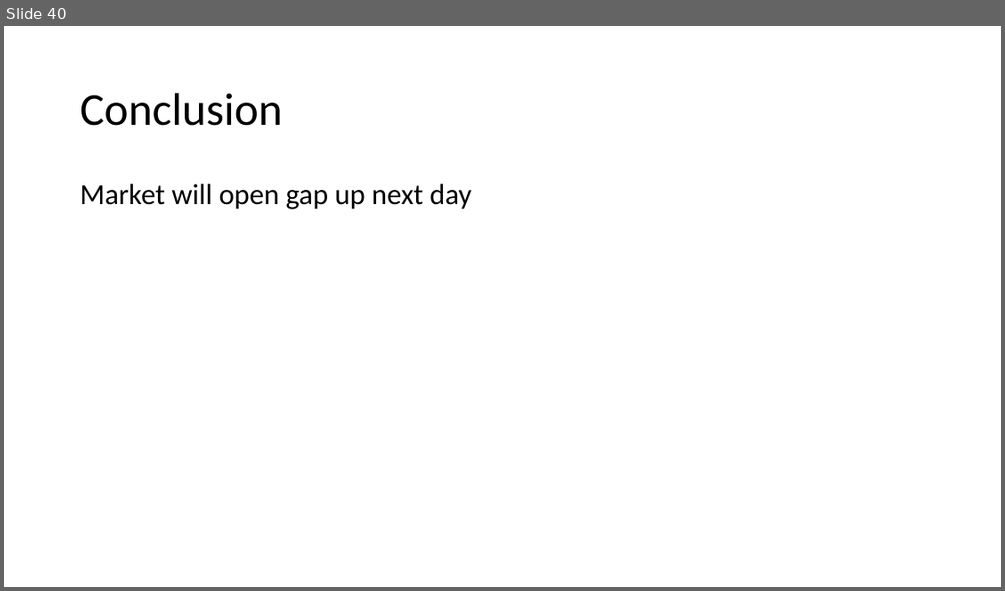
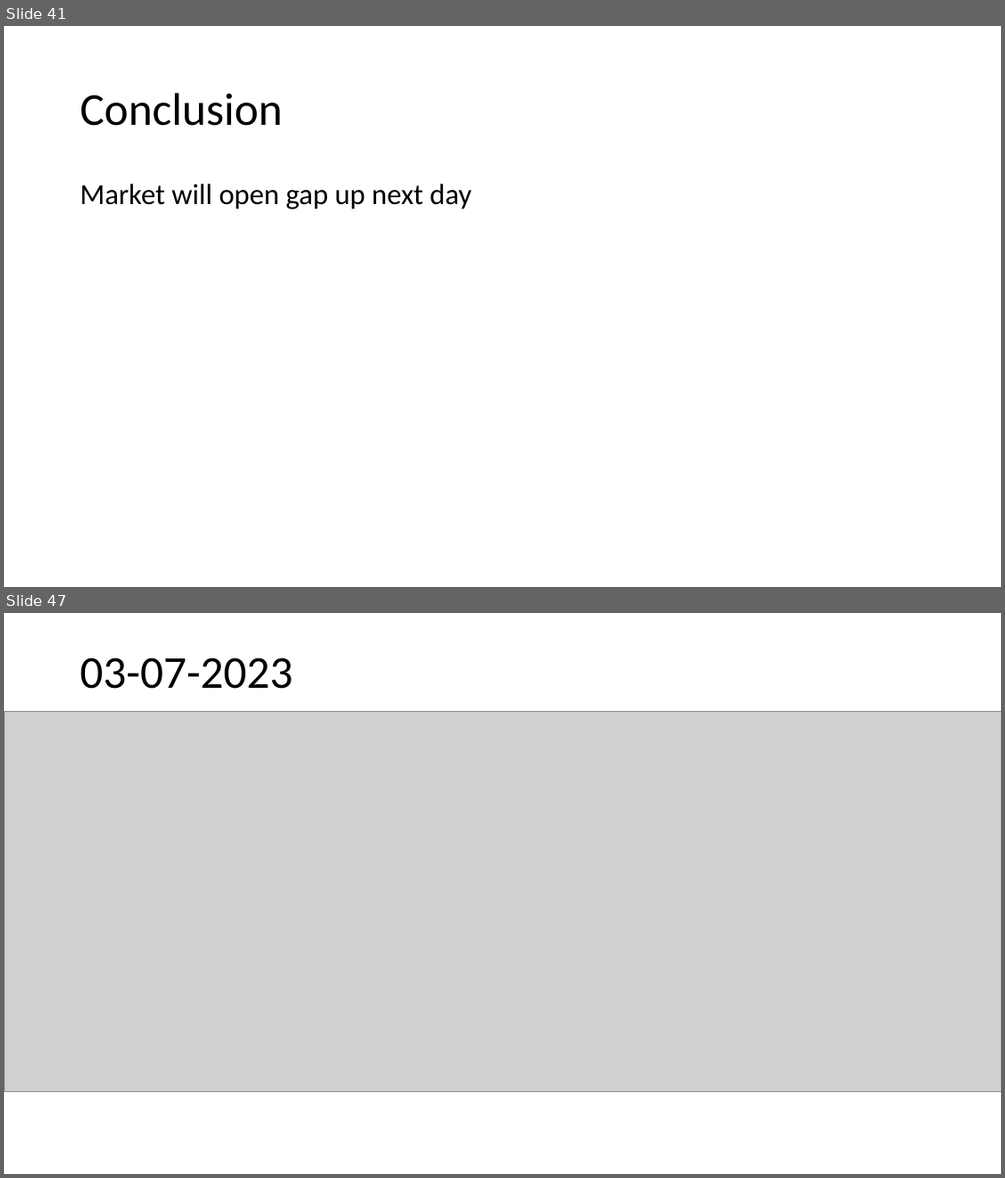
Before and after one commit to ashu433/Trading_codes, a slide deck: gap_up_and_gap_down.pptx. Shown one above the other, each under a label of ours: slide 40 before the commit, slides 41 and 47 after it; the slides between them are not shown. The pictures are 1005x591 and 1005x1178 pixels, drawn with LibreOffice and Linux fonts; fonts in the diff are those of the drawing; grey boxes stand for pictures. Boxes give left, top, right and bottom in pixels: in the first picture for what was removed or moved away, otherwise in the second. Text is boxed around its words. In the diff, an @@ line names an element or a change of style, - is before the commit and + after.

```diff
--- a/gap_up_and_gap_down.pptx
+++ b/gap_up_and_gap_down.pptx
@@ slide 47 added at bbox=[4, 613, 1001, 1174], background #FFFFFF @@
@@ title added at bbox=[80, 657, 292, 689], 44 pt, text #000000 @@
+03-07-2023
@@ picture added at bbox=[4, 712, 1001, 1092] @@
@@ what was slide 40 is now slide 41 @@
```
Also in this commit, not shown: 3 slides changed, 20 other slides added, 16 other files.
